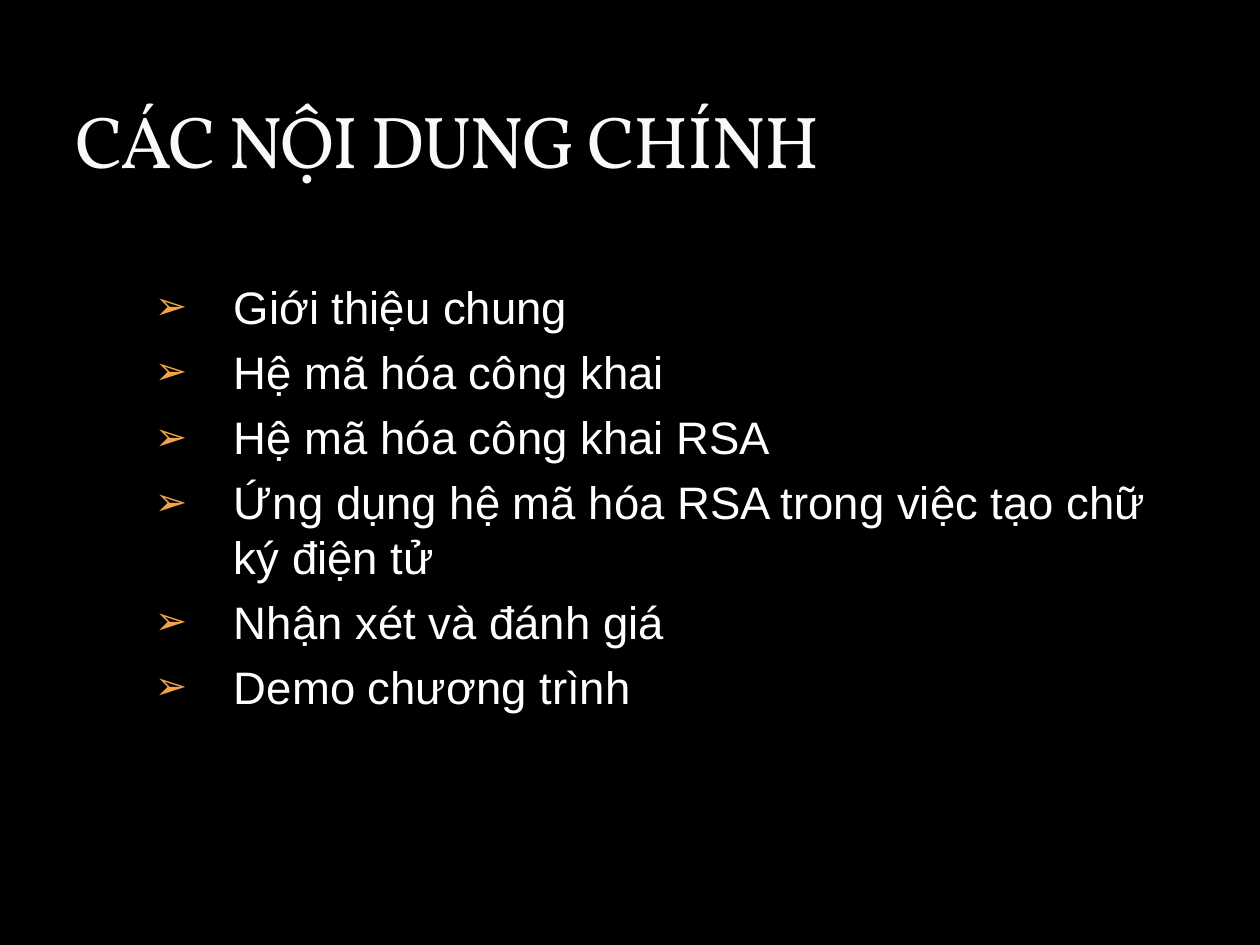
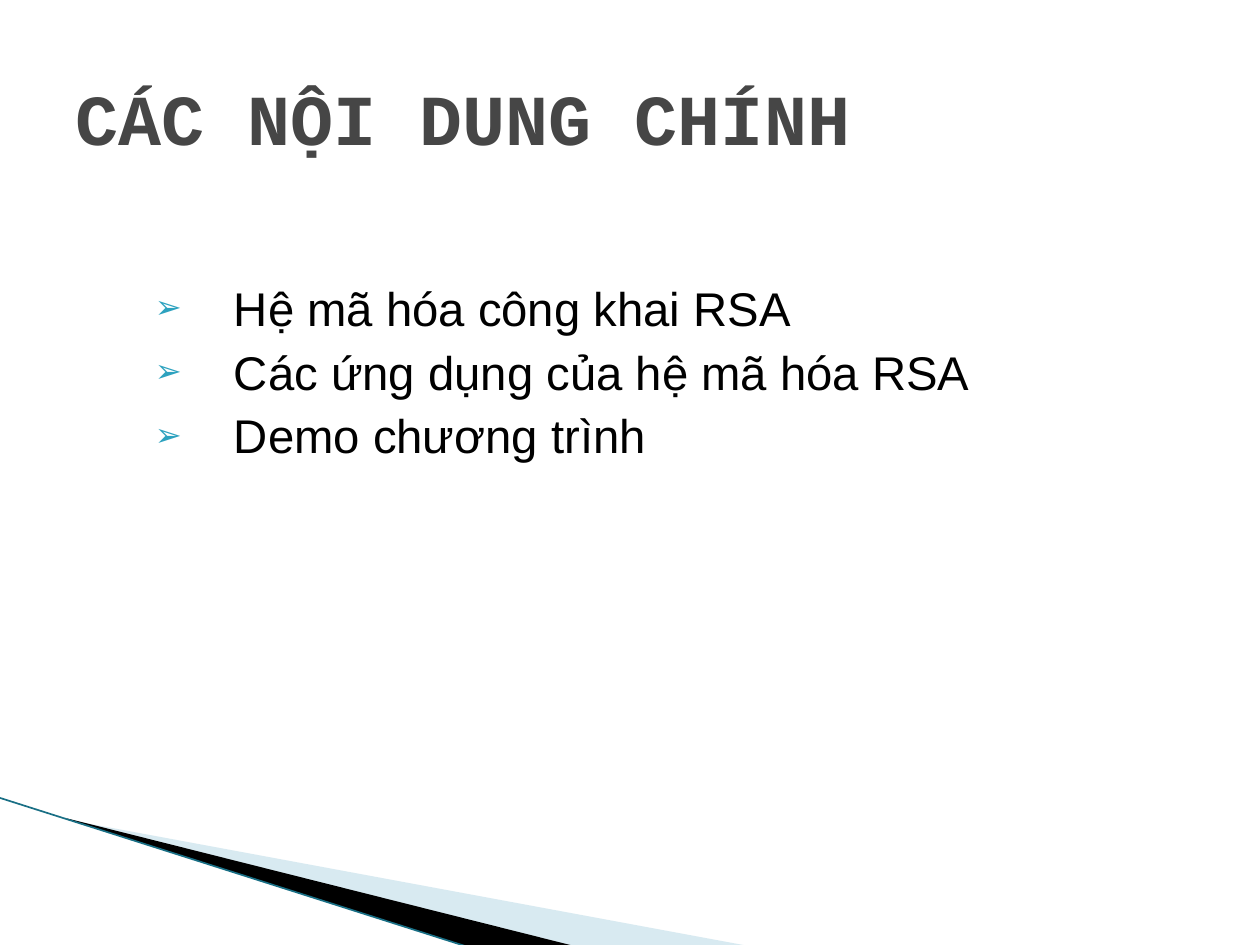
Before and after one commit to datptithcm/DEMO-RSA-ANTOANVABAOMATTHONGTIN, a slide deck: slide 2 of powerpoint/ATVBMHTTT.pptx. Drawn at 1260x945 pixels with LibreOffice and Linux fonts; fonts in the diff are those of the drawing; background and template pictures are left out. Boxes give left, top, right and bottom in pixels: in the first picture for what was removed or moved away, otherwise in the second. Text is boxed around its words. In the diff, an @@ line names an element or a change of style, - is before the commit and + after.

```diff
--- a/powerpoint/ATVBMHTTT.pptx
+++ b/powerpoint/ATVBMHTTT.pptx
@@ background picture (left out) to #FFFFFF @@
@@ title "CÁC NỘI DUNG CHÍNH": place and size @@
-title "CÁC NỘI DUNG CHÍNH" at [75, 103, 820, 184]
+title "CÁC NỘI DUNG CHÍNH" at [75, 94, 850, 158]
@@ title "CÁC NỘI DUNG CHÍNH" at [75, 94, 850, 158]: size 42 to 41 pt, font Vollkorn to Courier New, text colour #F9F9F9 to #464646, letter spacing -1 to 0 pt, letter outline #3C4422 0.25 pt to none, bold on; vertical alignment bottom to middle @@
@@ text at [234, 290, 663, 399]: paragraphs removed @@
-➢ Giới thiệu chung
-➢ Hệ mã hóa công khai
@@ text at [234, 291, 790, 463]: size 26 to 27 pt, text colour #FFFFFF to #000000 in "Hệ mã hóa công khai RSA", "Demo chương trình"; less space between paragraphs; bullet colour #F3A447 to #2DA2BF @@
@@ text at [234, 354, 969, 399]: text changed; size 26 to 27 pt; text colour #FFFFFF to #000000 @@
-➢ Ứng dụng hệ mã hóa RSA trong việc tạo chữ ký điện tử
-➢ Nhận xét và đánh giá
+➢ Các ứng dụng của hệ mã hóa RSA
@@ line added from (0, 798) to (467, 945), #97C5D8 0.95 pt @@
@@ freeform shape added at [67, 818, 576, 945], fill #000000 @@
@@ freeform shape added at [69, 819, 750, 945], fill #A0CBDC at 40% opacity @@
```
Also in this commit, not shown: 2 other slides changed, 9 slides added, 15 slides removed.
